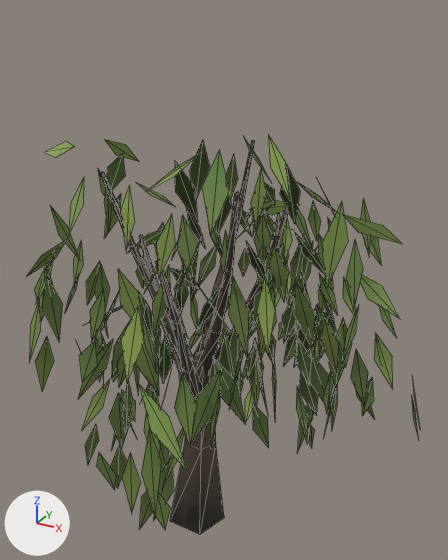
A saved change to the glTF model public/ark/assets/v1/trees/willow-a.lod2.glb.
Rendered twice from a 50 mm camera at (4.7, -7.52, 8.62) aimed at (-0.11, 1.23, 4.24). The axes (+X, +Y, +Z) are drawn at lower left. The lights are the same throughout. The first picture is the older version. Mesh edges are drawn as thin lines.
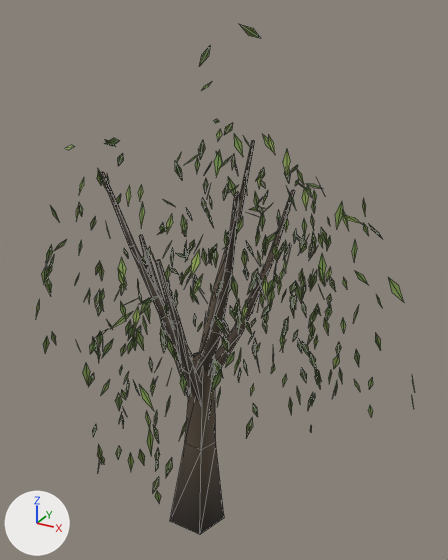
What differs and where, as boxes (x1, y1, x2, y2) in the pictures (448 x 560 px):
'Mesh_0', reshaped (27% taller)
    before: (26, 134, 420, 534)
    after: (36, 24, 414, 534)
part 1 of me_mesh_0, cut back
    before: (29, 153, 420, 529)
    after: (36, 24, 414, 503)
part 2 of me_mesh_0, recoloured
    before: (26, 135, 400, 528)
    after: (36, 135, 382, 493)

The change, as a diff of the scene's bpy script:
```diff
--- a/public/ark/assets/v1/trees/willow-a.lod2.glb.py
+++ b/public/ark/assets/v1/trees/willow-a.lod2.glb.py
@@ me_mesh_0 @@
 # used by ob_mesh_0; location = (0.0, 0.0, 0.0)
-me_mesh_0.from_pydata(...)  # 999 vertices, 599 faces; spans x -3.94..3.47, y -2.87..4.36, z -0.04..7.15
+me_mesh_0.from_pydata(...)  # 1799 vertices, 999 faces; spans x -3.4..3.43, y -2.67..5.15, z -0.04..8.42
+# me_mesh_0 part 1: 677 vertices moved from x -3.94..3.47, y -2.87..4.36, z 0.19..6.82 to x -3.35..3.31, y -2.67..4.16, z 0.86..7.04; 4 vertices removed from x -1.76..-0.38, y -0.68..1.96, z 2.92..3.93; 804 vertices added at x -3.15..3.43, y -2.57..5.15, z 0.94..8.42
+# me_mesh_0 part 2: 256 kept faces spanning x -3.4..2.56, y -2.67..4.16, z 1.07..7.15 get new vertex colours; the middle colour goes from green #6e8345 to green #6c8243
 me_mesh_0.materials.append(mat_ark_vertex_colour)
```
